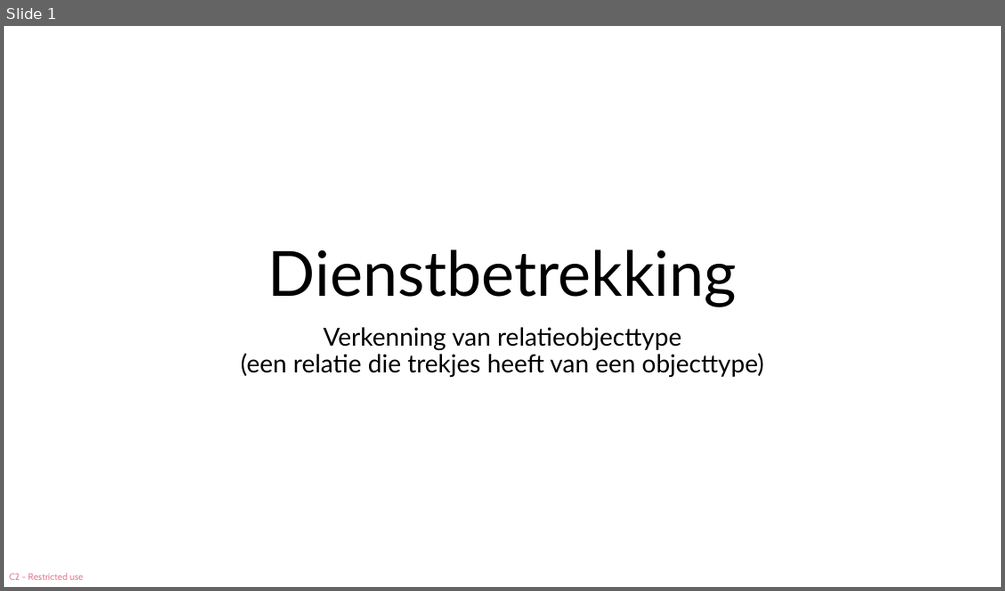
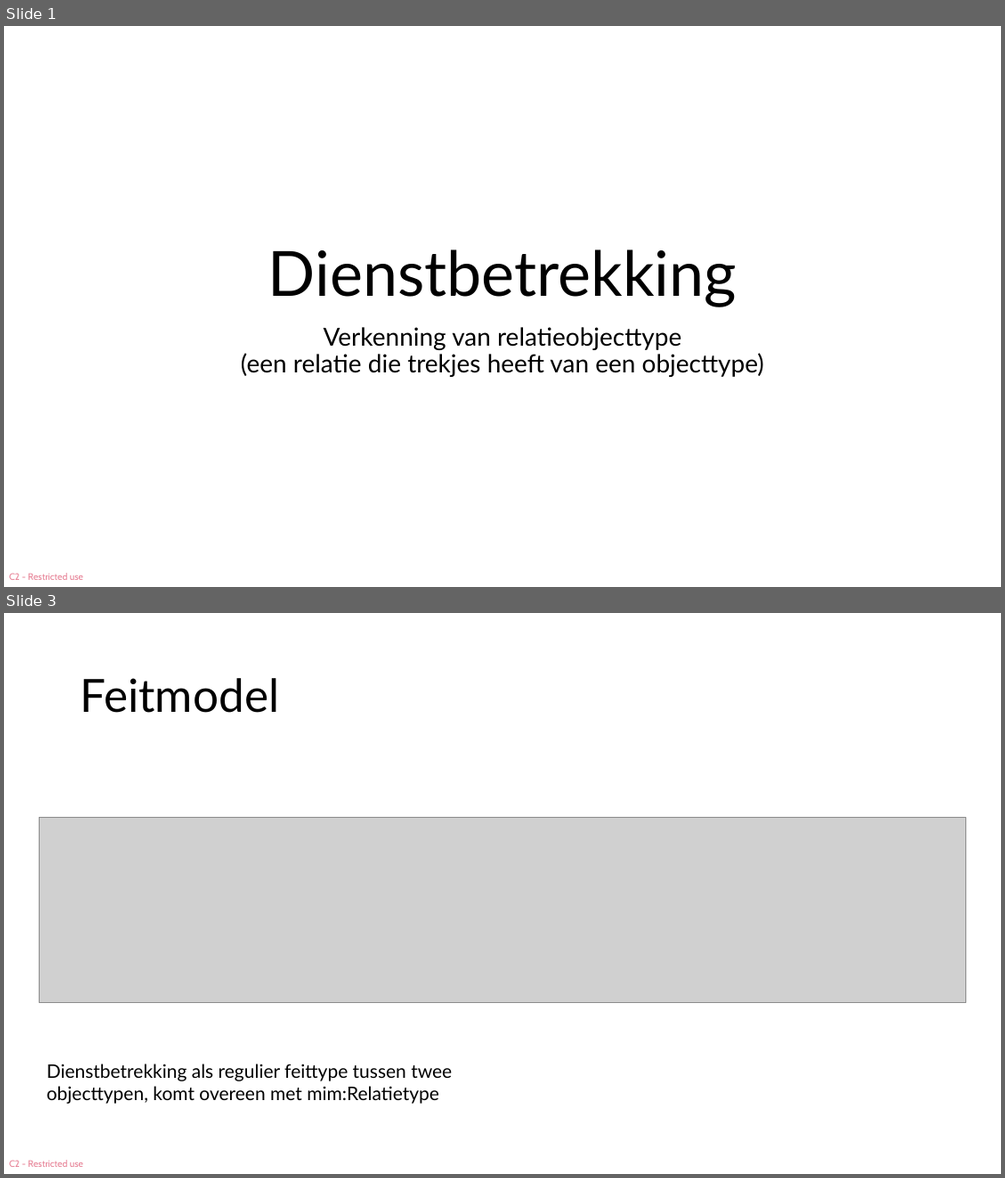
Before and after one commit to Geonovum/mim-metamodel, a slide deck: werkomgeving/presentaties/Dienstbetrekking FBM en MIM 2.0.pptx. Shown one above the other, each under a label of ours: slide 1 before the commit, slides 1 and 3 after it; the slides between them are not shown. The pictures are 1005x591 and 1005x1178 pixels, drawn with LibreOffice and Linux fonts; fonts in the diff are those of the drawing; grey boxes stand for pictures. Boxes give left, top, right and bottom in pixels: in the first picture for what was removed or moved away, otherwise in the second. Text is boxed around its words. In the diff, an @@ line names an element or a change of style, - is before the commit and + after.

```diff
--- a/werkomgeving/presentaties/Dienstbetrekking FBM en MIM 2.0.pptx
+++ b/werkomgeving/presentaties/Dienstbetrekking FBM en MIM 2.0.pptx
@@ slide 3 added at bbox=[4, 613, 1001, 1174], background #FFFFFF; not listed: 1 template element that a slide beside it also shows @@
@@ title added at bbox=[80, 678, 279, 713], 44 pt, text #000000 @@
+Feitmodel
@@ picture added at bbox=[39, 817, 966, 1003] @@
@@ text added at bbox=[47, 1063, 452, 1103], 18 pt, text #000000 @@
+Dienstbetrekking als regulier feittype tussen twee objecttypen, komt overeen met mim:Relatietype
```
Also in this commit, not shown: 1 slide changed, 3 other slides added.
